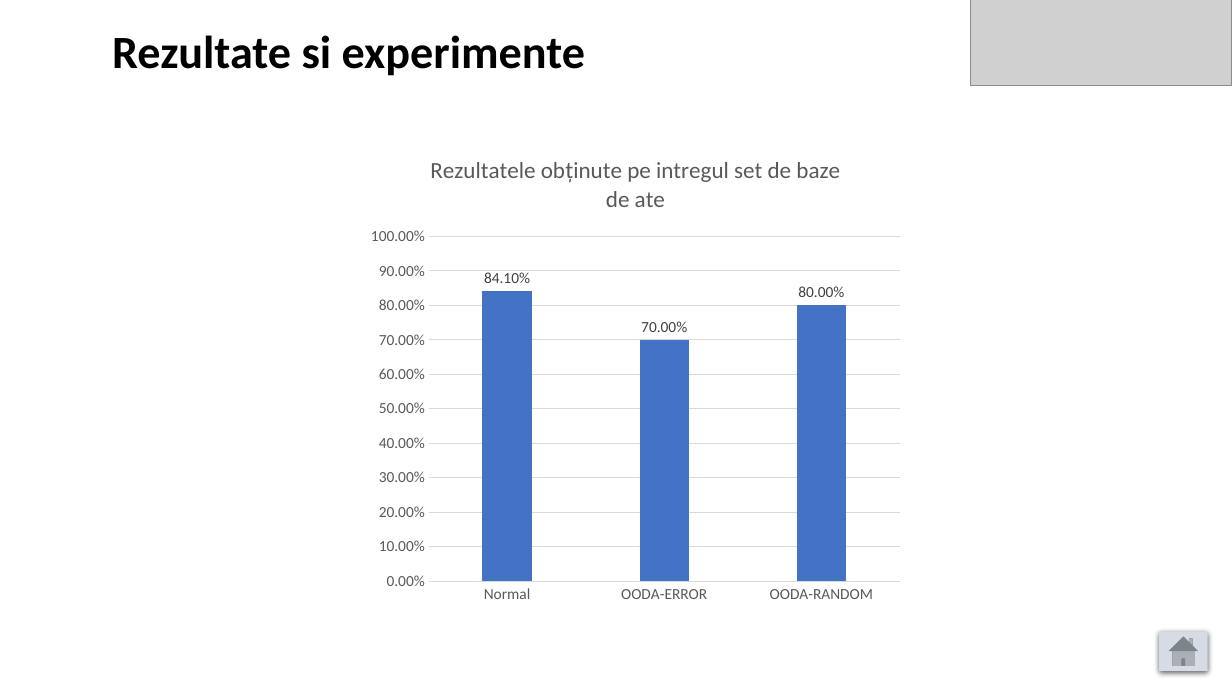
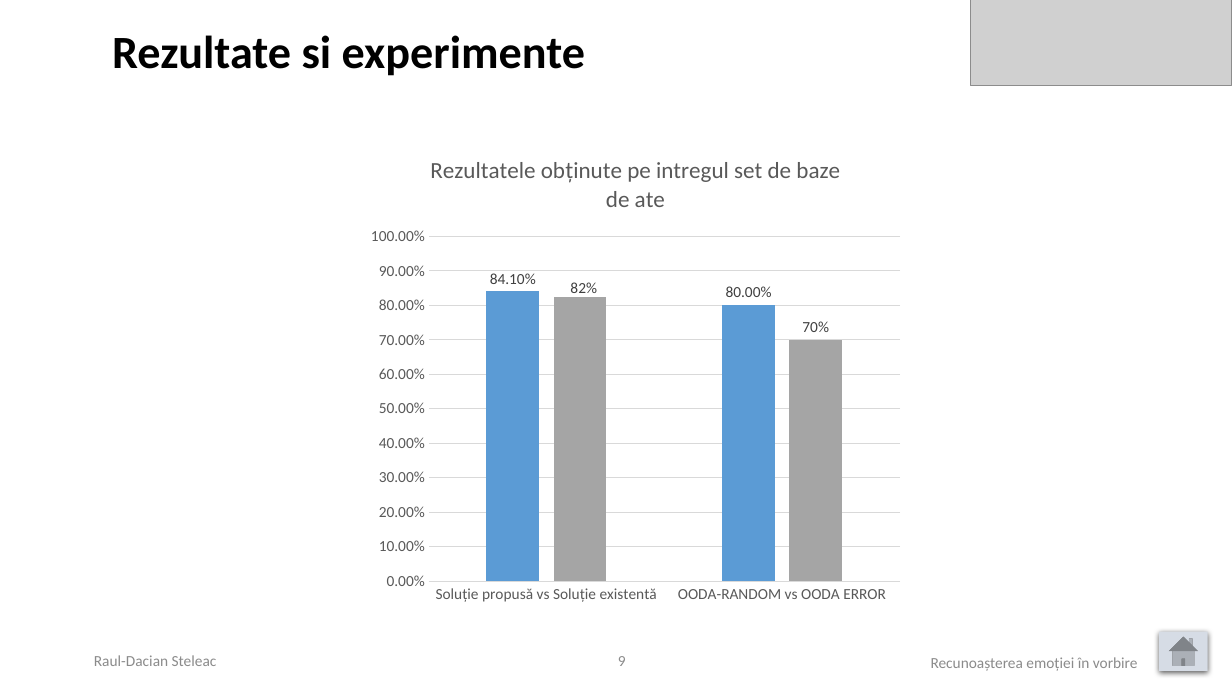
Before and after one commit to raulsteleac/Speech_Emotion_Recognition, a slide deck: slide 9 of LucrareLicenta/PrezentareLucrare.pptx (slide 14 before the commit). Drawn at 1232x693 pixels with LibreOffice and Linux fonts; fonts in the diff are those of the drawing; grey boxes stand for pictures. Boxes give left, top, right and bottom in pixels: in the first picture for what was removed or moved away, otherwise in the second. Text is boxed around its words. In the diff, an @@ line names an element or a change of style, - is before the commit and + after.

```diff
--- a/LucrareLicenta/PrezentareLucrare.pptx
+++ b/LucrareLicenta/PrezentareLucrare.pptx
@@ column chart at (360, 136, 911, 613) @@
-categories: Normal, OODA-ERROR, OODA-RANDOM
+categories: Soluție propusă vs Soluție existentă , OODA-RANDOM vs OODA ERROR
-Series 1: 0.841, 0.7, 0.8
+Series 1: 0.841, 0.8
@@ colour of Series 1 #4472C4 to #5B9BD5 @@
@@ data labels of Series 1 changed @@
+Series 2: 0.82, 0.7
@@ text added at (94, 655, 217, 666), 12 pt, text #8C8C8C @@
+Raul-Dacian Steleac
@@ page number added at (618, 656, 626, 666), 12 pt, text #8C8C8C @@
+9
@@ text added at (931, 657, 1138, 671), 12 pt, text #8C8C8C @@
+Recunoașterea emoției în vorbire
```
Also in this commit, not shown: 9 other slides changed, 2 slides added, 5 slides removed, 1 other file.
